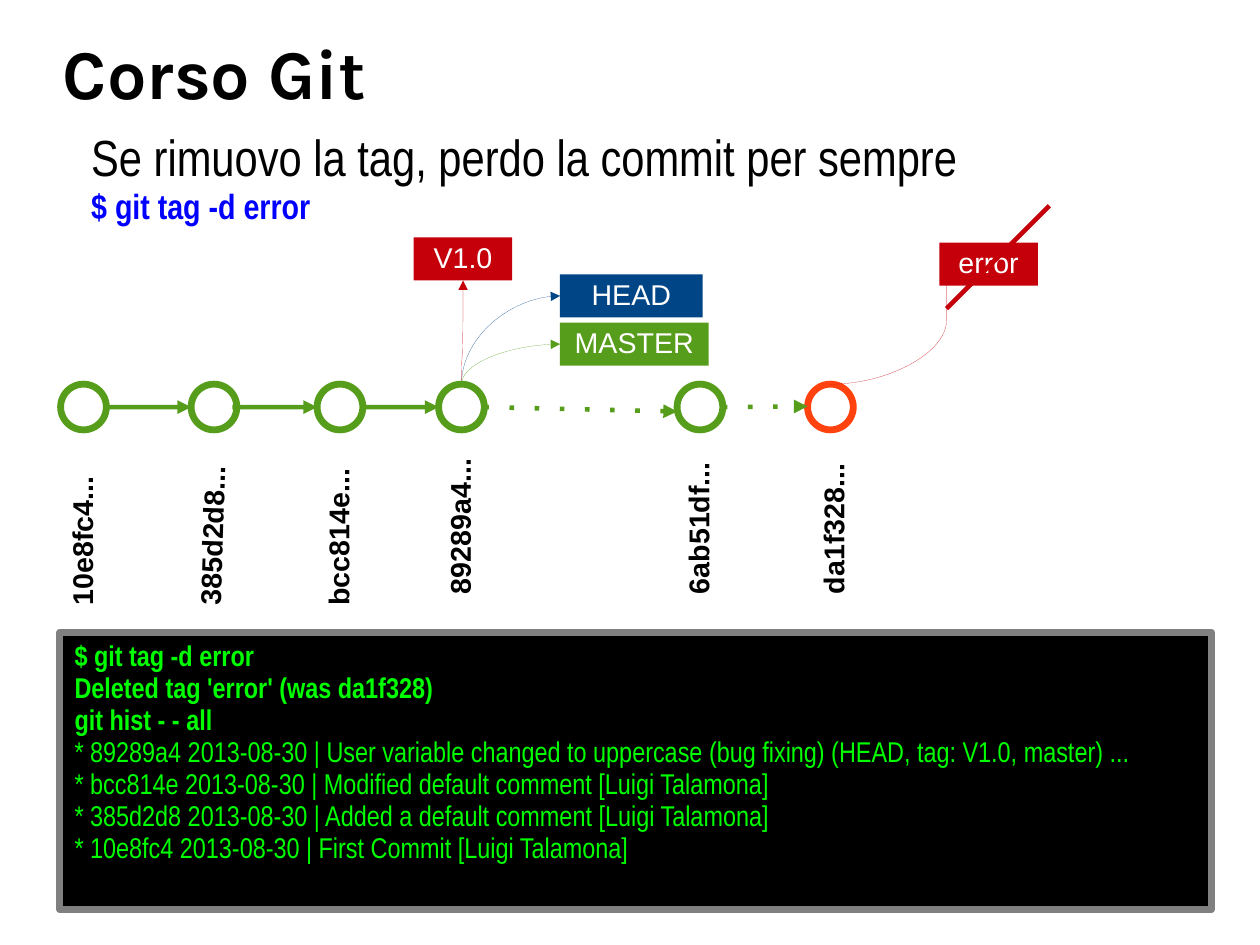
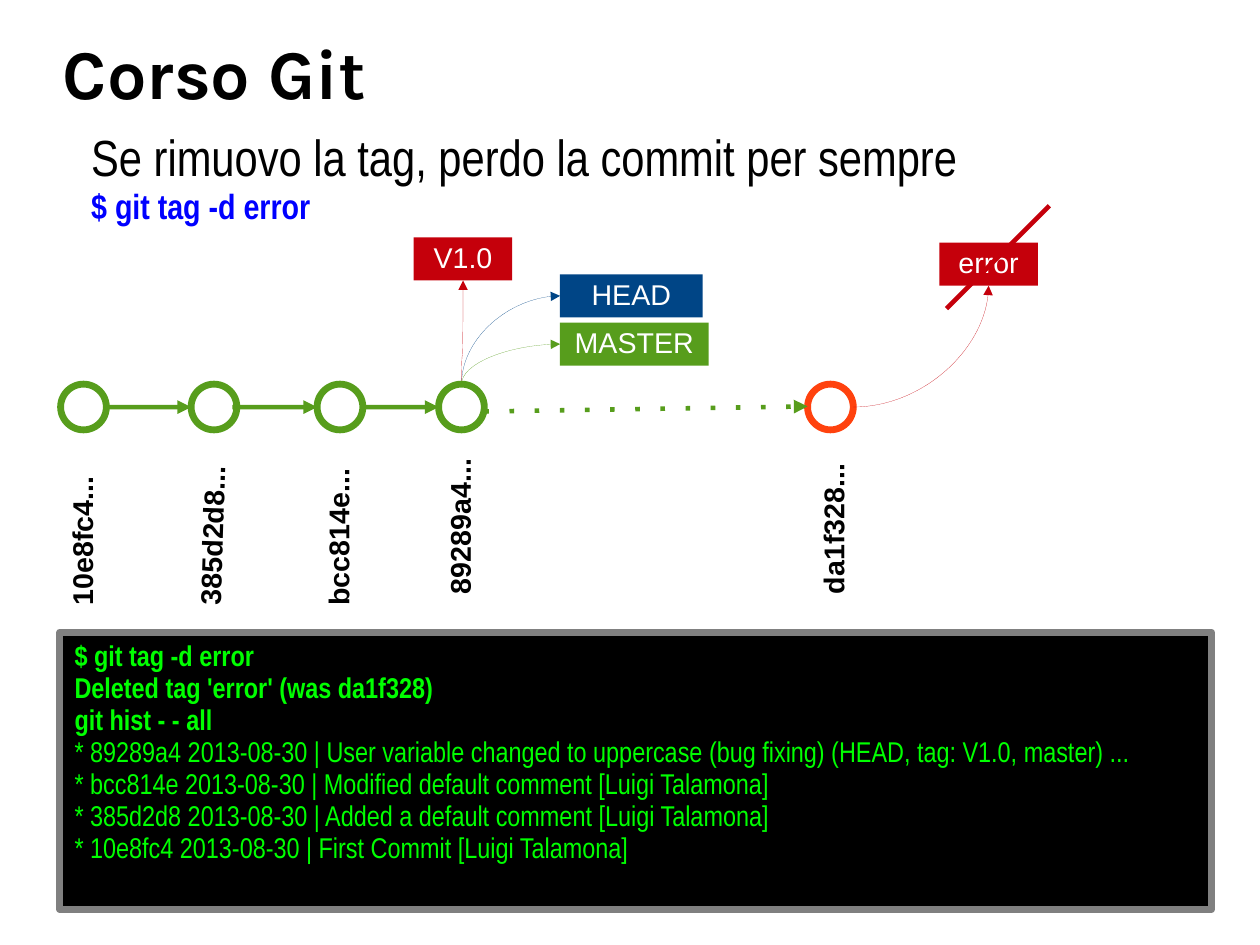
Before and after one commit to BticinoDeployer/corsogit, a slide deck: slide 33 of corsoGit.odp (slide 32 before the commit). Drawn at 1260x945 pixels with LibreOffice and Linux fonts; fonts in the diff are those of the drawing; background and template pictures are left out. Boxes give left, top, right and bottom in pixels: in the first picture for what was removed or moved away, otherwise in the second. Text is boxed around its words. In the diff, an @@ line names an element or a change of style, - is before the commit and + after.

```diff
--- a/corsoGit.odp
+++ b/corsoGit.odp
@@ curved arrow moved from (831, 384) - (947, 257) to (854, 407) - (989, 286) @@
@@ ellipse removed at <box>677,384,723,430</box> @@
@@ arrow moved from (485, 407) - (677, 412) to (485, 412) - (808, 407) @@
@@ arrow removed from (723, 407) to (808, 407) @@
@@ text removed at <box>684,475,716,590</box> @@
-6ab51df...
```
Also in this commit, not shown: 8 other slides changed, 1 slide added, 2 other files.
